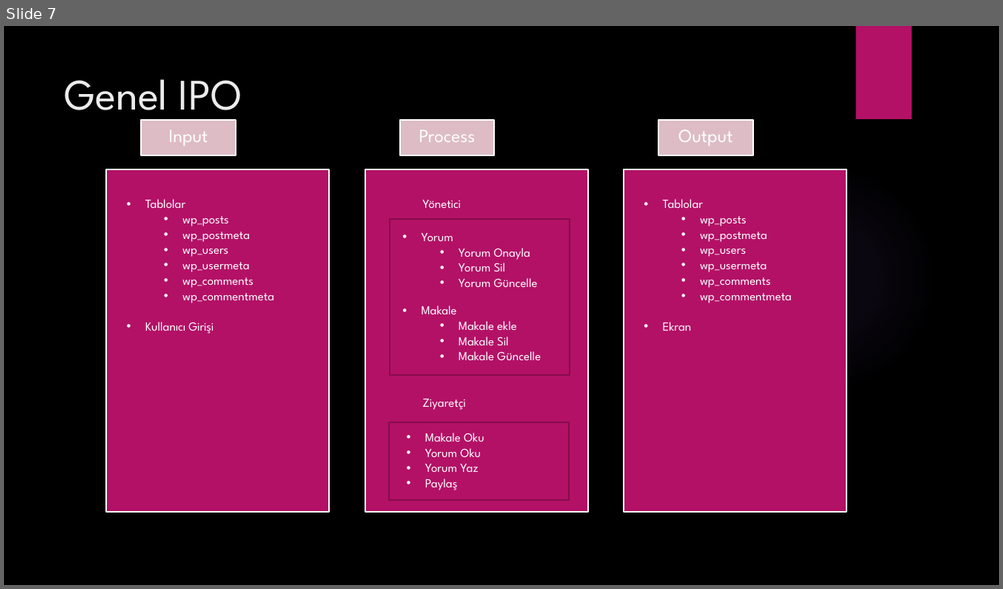
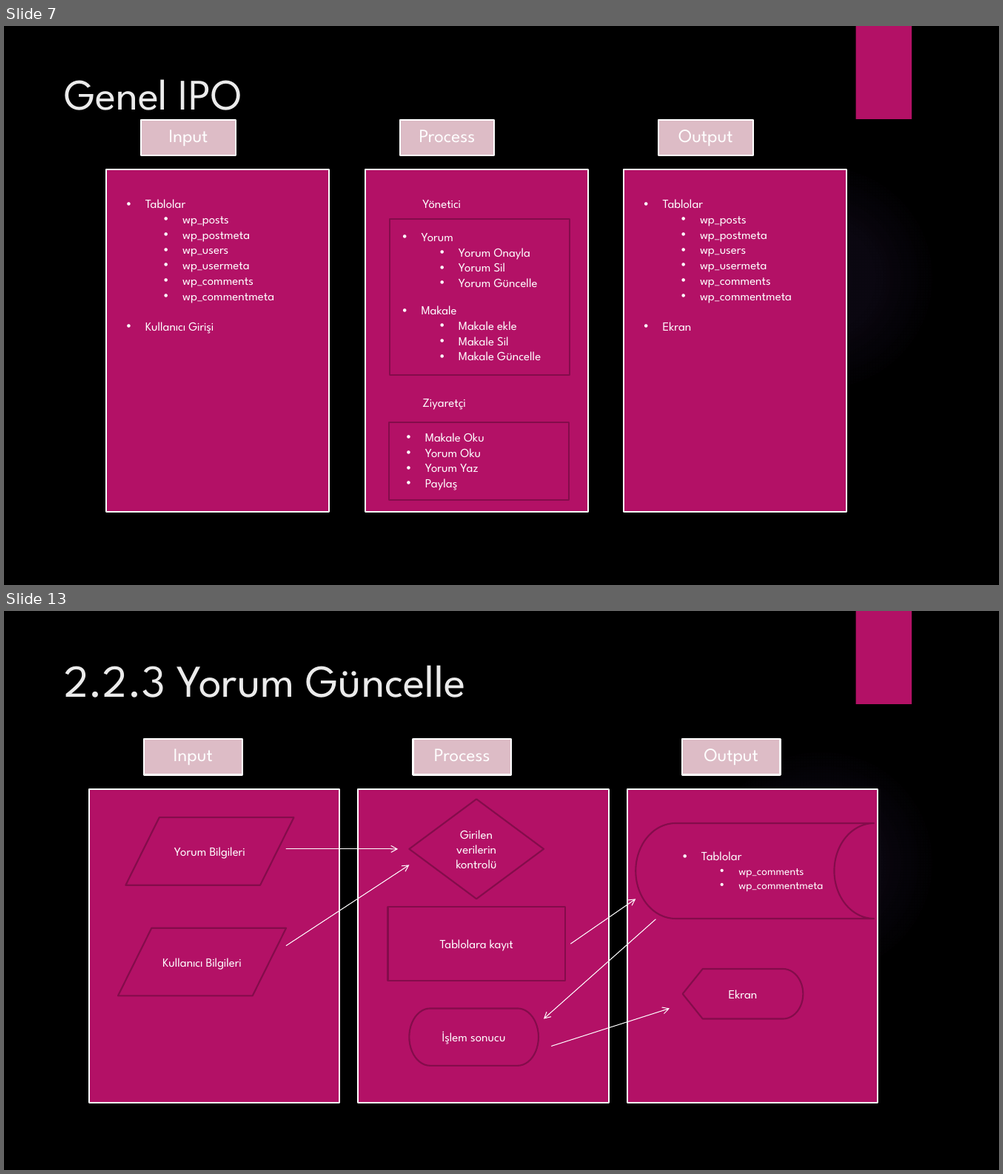
Before and after one commit to ekaraman89/Sistem-Analiz-ve-Tasar-m-, a slide deck: Sistem Analizi ve Tasarımı 2. Sunum.pptx. Shown one above the other, each under a label of ours: slide 7 before the commit, slides 7 and 13 after it; the slides between them are not shown. The pictures are 1003x589 and 1003x1174 pixels, drawn with LibreOffice and Linux fonts; fonts in the diff are those of the drawing; background and template pictures are left out. Boxes give left, top, right and bottom in pixels: in the first picture for what was removed or moved away, otherwise in the second. Text is boxed around its words. In the diff, an @@ line names an element or a change of style, - is before the commit and + after.

Commit message:
presentation 2 done

```diff
--- a/Sistem Analizi ve Tasarımı 2. Sunum.pptx
+++ b/Sistem Analizi ve Tasarımı 2. Sunum.pptx
@@ slide 13 added at (4, 611, 999, 1170), background picture (left out); not listed: 2 template elements that a slide beside it also shows @@
@@ title added at (64, 665, 466, 698), 44 pt, text #EBEBEB @@
+2.2.3 Yorum Güncelle
@@ group added at (89, 739, 878, 1103): 3 freeform shapes, 3 rectangles @@
+Input
+Process
+Output
@@ diamond added at (409, 799, 543, 899), fill #B31166, outline #840D4B 1.5 pt, 12 pt, text #FFFFFF @@
+Girilen verilerin kontrolü
@@ flow chart input output added at (125, 817, 293, 886), fill #B31166, outline #840D4B 1.5 pt, 12 pt, text #FFFFFF @@
+Yorum Bilgileri
@@ flow chart online storage added at (635, 823, 874, 919), fill #B31166, outline #840D4B 1.5 pt, 11 pt, text #FFFFFF @@
+  •• Tablolar
+    •• wp_comments
+    •• wp_commentmeta
@@ arrow added from (286, 849) to (398, 849), #FFFFFF 0.75 pt @@
@@ arrow added from (286, 946) to (409, 866), #FFFFFF 0.75 pt @@
@@ arrow added from (570, 944) to (635, 899), #FFFFFF 0.75 pt @@
@@ rectangle added at (387, 906, 565, 981), fill #B31166, outline #840D4B 1.5 pt, 12 pt, text #FFFFFF @@
+Tablolara kayıt
@@ arrow added from (655, 920) to (543, 1019), #FFFFFF 0.75 pt @@
@@ flow chart input output added at (118, 928, 286, 996), fill #B31166, outline #840D4B 1.5 pt, 12 pt, text #FFFFFF @@
+Kullanıcı Bilgileri
@@ flow chart display added at (683, 969, 802, 1019), fill #B31166, outline #840D4B 1.5 pt, 12 pt, text #FFFFFF @@
+Ekran
@@ pill shape added at (409, 1008, 538, 1066), fill #B31166, outline #840D4B 1.5 pt, 12 pt, text #FFFFFF @@
+İşlem sonucu
@@ arrow added from (552, 1047) to (669, 1008), #FFFFFF 0.75 pt @@
```
Also in this commit, not shown: 1 slide changed, 9 other slides added.
